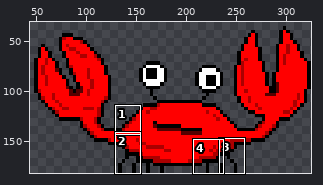
Sprite sheet -- Assets/GRAFIKI/KRAB/ATAK/ATAK2.png. Above, an overview of the earlier version with the close-up marked.
Close-up. Before the edit:
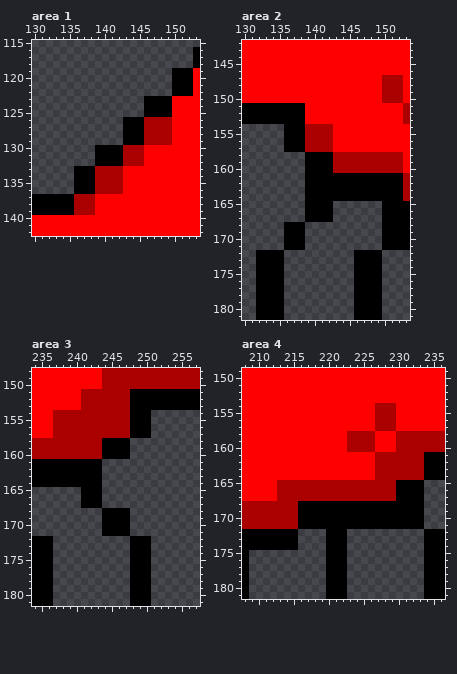
The file is 525x350 pixels. Shown: area 1: x 130..153, y 115..142; area 2: x 130..153, y 142..181; area 3: x 234..257, y 148..181; area 4: x 208..236, y 149..181. The old version is drawn lined up with the new one, on the new canvas. The wide view leaves out empty margins. The commit also changed other parts of the picture, which this record leaves out.
And afterwards:
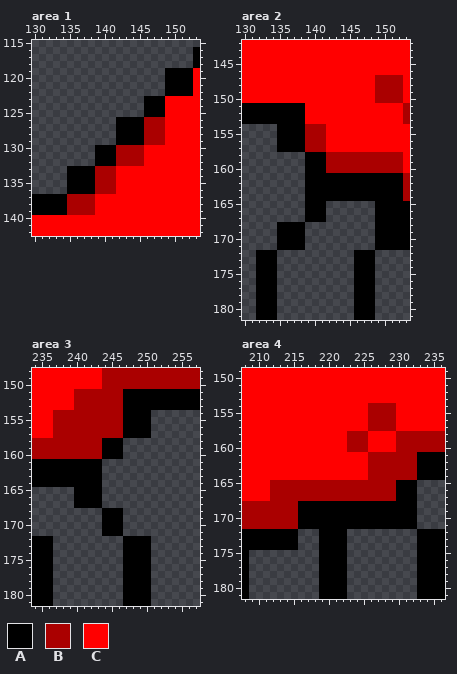
Palette (. is transparent): A #000000  B #aa0000  C #ff0000
Edits made:
canvas 525x350 -> 325x182, the old top-left corner now at -155,-28 (the part of the old canvas that was cut away was empty and is not shown)
Area 1:
y 119..122: x 149 . -> A
y 123..125: x 149 A -> C
y 126..129: x 142 . -> A; x 149 B -> C
y 130..132: x 142 A -> B
y 133..136: x 135 . -> A; x 142 B -> C
y 137..139: x 135 A -> B
Area 2:
y 147..150: x 149 C -> B
y 154..157: x 135 . -> A; x 142 B -> C
y 158..160: x 142 A -> B
y 165..167: x 142 A -> .; x 149 . -> A
y 168..171: x 135 . -> A; x 149 . -> A
y 172..181: x 135 A -> .; x 149 A -> .
Area 3:
y 151..153: x 240 C -> B; x 247 B -> A
y 154..157: x 247 B -> A
y 158..160: x 247 A -> .
y 165..167: x 240 . -> A
y 168..171: x 247 A -> .
y 172..181: x 247 . -> A
Area 4:
y 154..157: x 226 C -> B
y 158..160: x 226 B -> C
y 161..164: x 226 C -> B; x 233 B -> A
y 165..167: x 212 C -> B; x 233 A -> .
y 168..171: x 233 A -> .
y 172..181: x 219 . -> A; x 233 . -> A
